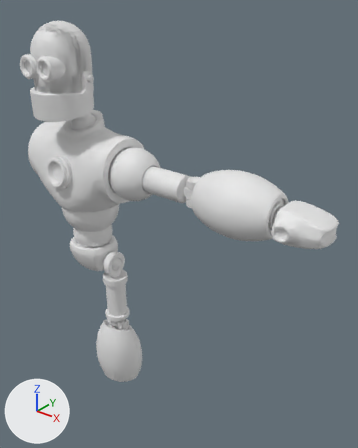
The Blender file Robot.blend as it was, and as the next commit left it.
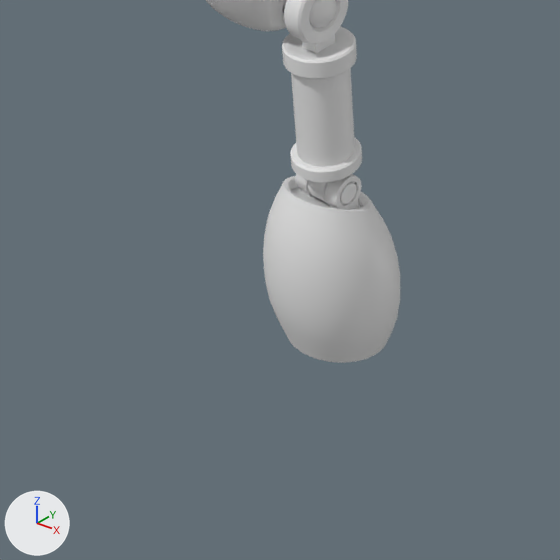
Each version appears first whole from a 50 mm lens placed at (2.781, -2.291, 4.058), pointed at (0.794, 0.193, 2.518), and next in a close-up on the part from 2% to 55% of the width and 58% to 100% of the height. Lighting does not change. The marker at lower left points along +X, +Y and +Z.

In view in the first close-up: 'Hip', 'Lower Knee Joint', 'Lower Leg', 'Upper Leg'.
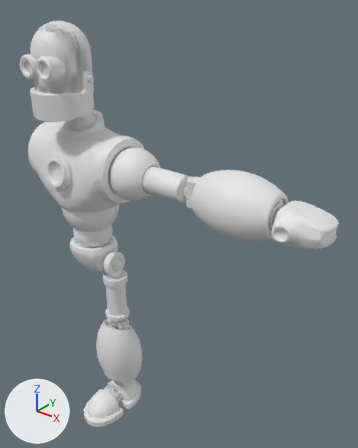
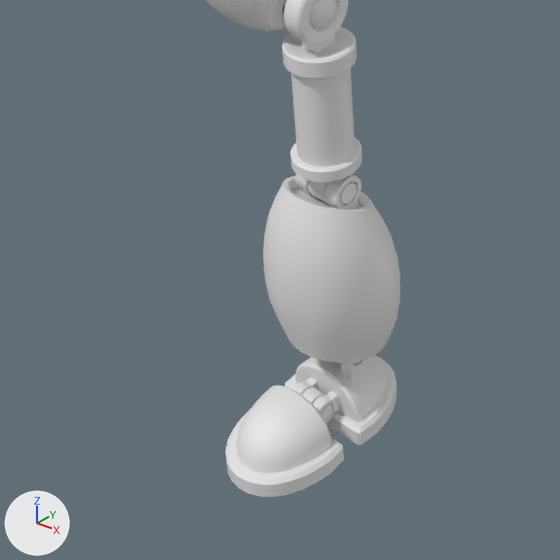
Commit message: Model: the foot

Patch to the scene script:
```diff
--- a/Robot.blend.py
+++ b/Robot.blend.py
@@ me_cylinder_013 @@
+me_cylinder_013.from_pydata(...)  # 1060 vertices, 1000 faces; spans x -0.136..0.056, y -0.056..0.056, z -0.191..0.032
+me_cylinder_013.polygons.foreach_set('use_smooth', [True] * 1000)
@@ me_cube_004 @@
+me_cube_004.from_pydata(...)  # 206 vertices, 190 faces; spans x -0.395..-0.061, y -0.02..0.253, z 0.637..0.82
+me_cube_004.polygons.foreach_set('use_smooth', [True] * 190)
@@ me_cube_003 @@
+me_cube_003.from_pydata(...)  # 206 vertices, 190 faces; spans x -0.395..-0.061, y -0.351..-0.078, z 0.637..0.82
+me_cube_003.polygons.foreach_set('use_smooth', [True] * 190)
@@ ob_foot_joint_back @@
+ob_foot_joint_back = bpy.data.objects.new('Foot Joint Back', me_cylinder_013)
+ob_foot_joint_back.location = (0.183, -0.048, 0.732)
+ob_foot_joint_back.rotation_euler = (1.571, 0.0, -1.571)  # degrees (90, 0, -90)
+ob_foot_joint_back.scale = (0.701, 0.701, 0.553)
@@ ob_foot_joint_front @@
+ob_foot_joint_front = bpy.data.objects.new('Foot Joint Front', me_cylinder_005.copy())  # the mesh of ob_upper__knee_joint
+ob_foot_joint_front.location = (0.228, -0.048, 0.732)
+ob_foot_joint_front.rotation_euler = (1.571, 0.0, 7.854)  # degrees (90, 0, 90)
+ob_foot_joint_front.scale = (0.701, 0.701, 0.701)
@@ ob_lower_ankle_joint @@
+ob_lower_ankle_joint = bpy.data.objects.new('Lower Ankle Joint', me_cylinder_013.copy())
+ob_lower_ankle_joint.location = (0.168, 0.075, 0.887)
+ob_lower_ankle_joint.rotation_euler = (0.0, -1.571, 0.0)  # degrees (0, -90, 0)
+ob_lower_ankle_joint.scale = (0.988, 0.988, 0.779)
@@ ob_foot_back @@
+ob_foot_back = bpy.data.objects.new('Foot Back', me_cube_004)
+ob_foot_back.location = (0.456, 0.0, 0.0)
@@ ob_foot_front @@
+ob_foot_front = bpy.data.objects.new('Foot Front', me_cube_003)
+ob_foot_front.location = (0.456, 0.0, 0.0)
```

Where the change shows, as pixel boxes [x1, y1, x2, y2] in the close-ups (560 x 560 px):
'Foot Front', added: after [225, 385, 344, 497]
'Foot Back', added: after [285, 355, 397, 445]
'Foot Joint Back', added: after [293, 377, 339, 423]
'Lower Ankle Joint', added: after [312, 357, 370, 384]
'Foot Joint Front', added: after [302, 387, 325, 404]
